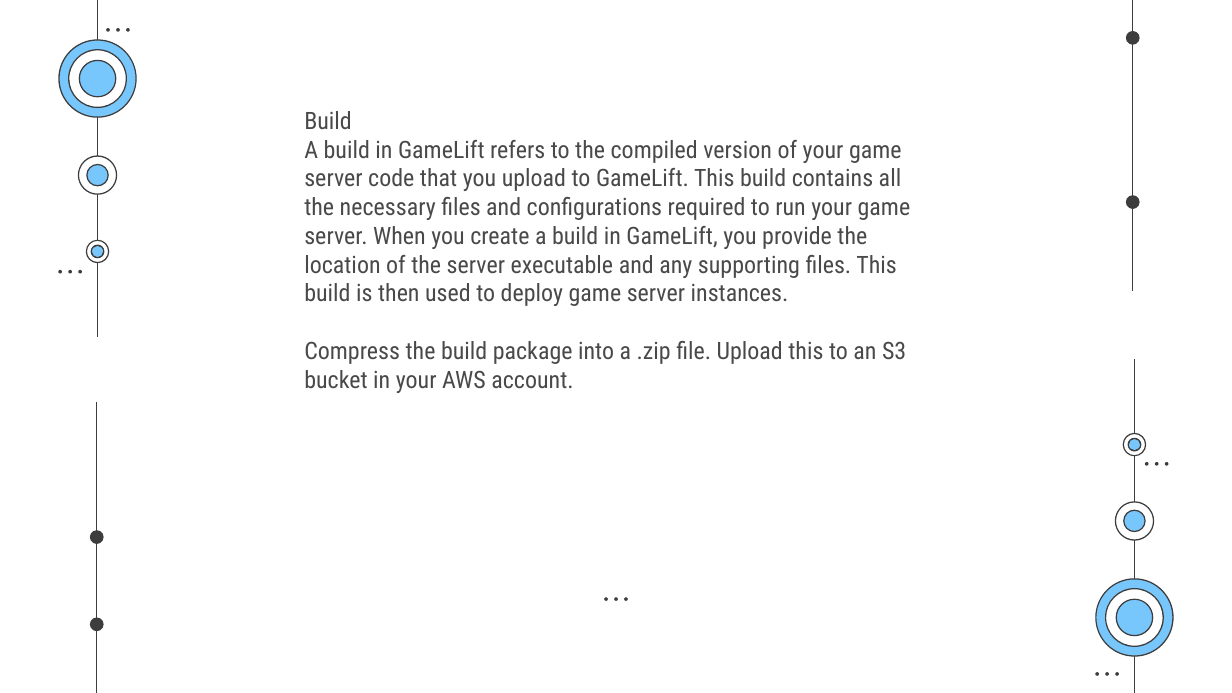
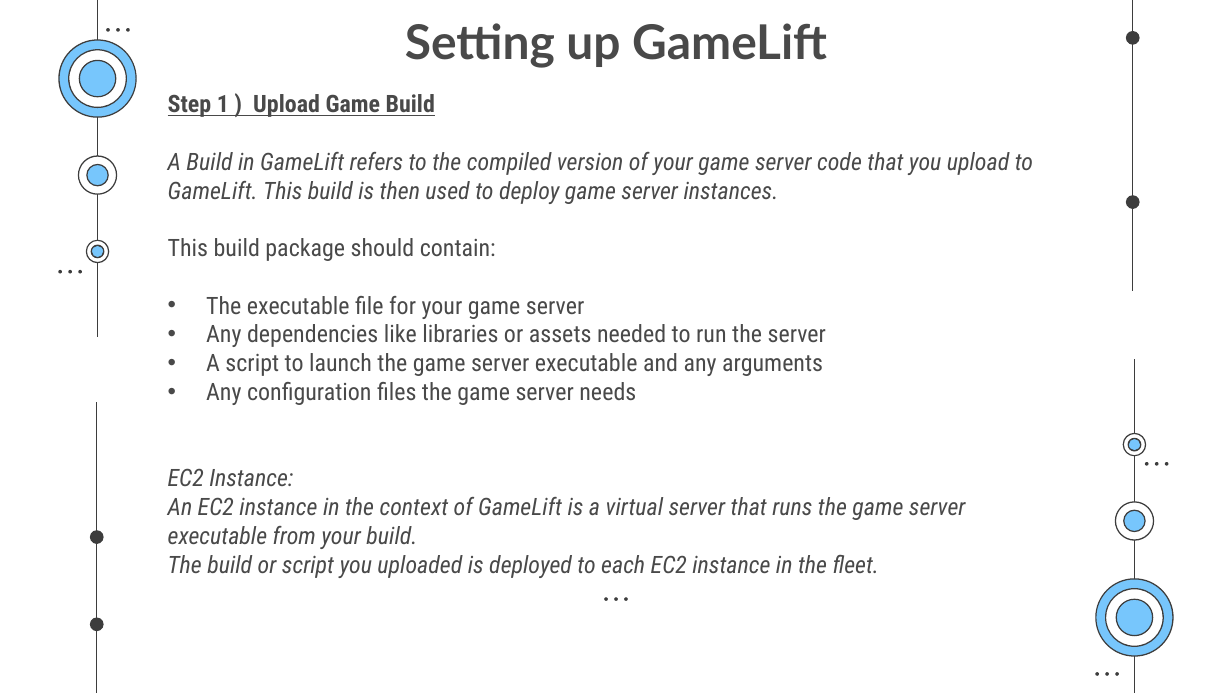
Before and after one commit to SaurabhYadav388/misc_works, a slide deck: slide 21 of Cloud_PPT/Shosau.pptx (slide 22 before the commit). Drawn at 1232x693 pixels with LibreOffice and Linux fonts; fonts in the diff are those of the drawing. Boxes give left, top, right and bottom in pixels: in the first picture for what was removed or moved away, otherwise in the second. Text is boxed around its words. In the diff, an @@ line names an element or a change of style, - is before the commit and + after.

```diff
--- a/Cloud_PPT/Shosau.pptx
+++ b/Cloud_PPT/Shosau.pptx
@@ title added at [405, 23, 827, 68], 28 pt, text #494949, bold @@
+Setting up GameLift
@@ subtitle at [168, 94, 1033, 578]: text changed; italic on @@
-Build
-A build in GameLift refers to the compiled version of your game server code that you upload to GameLift. This build contains all the necessary files and configurations required to run your game server. When you create a build in GameLift, you provide the location of the server executable and any supporting files. This build is then used to deploy game server instances.
-Compress the build package into a .zip file. Upload this to an S3 bucket in your AWS account.
+Step 1 ) Upload Game Build
+A Build in GameLift refers to the compiled version of your game server code that you upload to GameLift. This build is then used to deploy game server instances.
+This build package should contain:
+• The executable file for your game server
+• Any dependencies like libraries or assets needed to run the server
+• A script to launch the game server executable and any arguments
+• Any configuration files the game server needs
+EC2 Instance:
+An EC2 instance in the context of GameLift is a virtual server that runs the game server executable from your build.
+The build or script you uploaded is deployed to each EC2 instance in the fleet.
```
Also in this commit, not shown: 11 other slides changed, 8 slides added, 7 slides removed.
